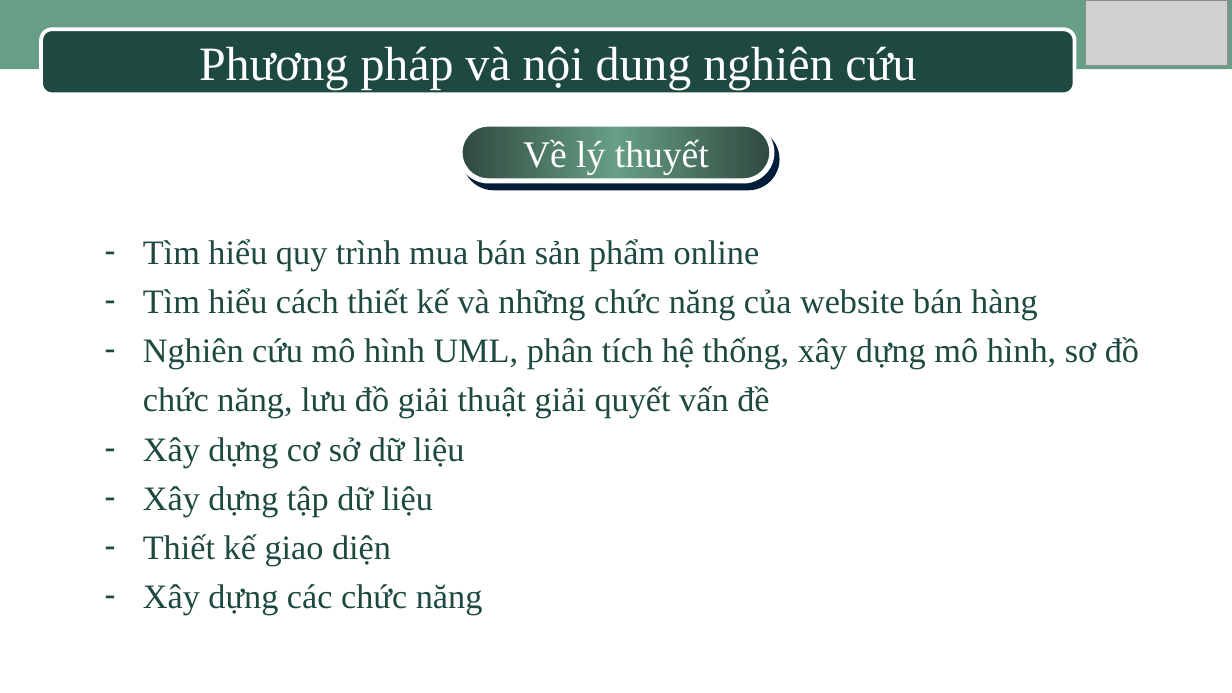
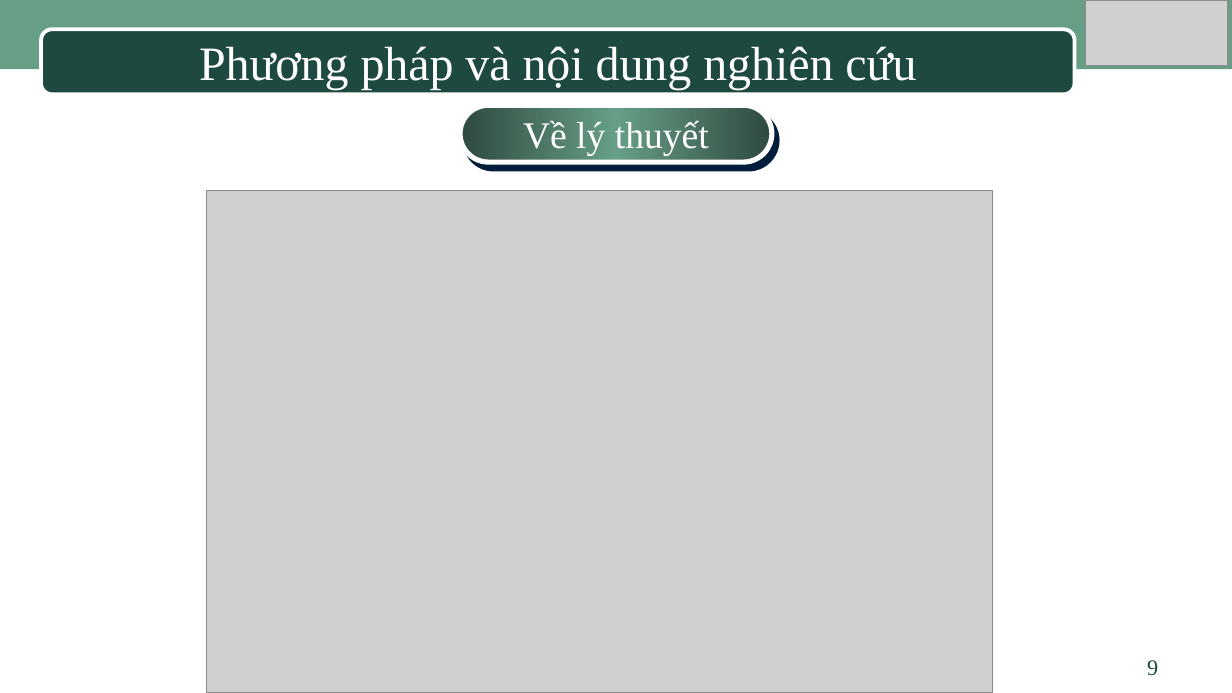
Before and after one commit to HuynhHueTruc/LuanVanTinHocUngDung, a slide deck: slide 9 of Slide_Bao_cao_luan_Van.ppt. Drawn at 1232x693 pixels with LibreOffice and Linux fonts; fonts in the diff are those of the drawing; grey boxes stand for pictures; background and template pictures are left out. Boxes give left, top, right and bottom in pixels: in the first picture for what was removed or moved away, otherwise in the second. Text is boxed around its words. In the diff, an @@ line names an element or a change of style, - is before the commit and + after.

```diff
--- a/Slide_Bao_cao_luan_Van.ppt
+++ b/Slide_Bao_cao_luan_Van.ppt
@@ rounded rectangle "Về lý thuyết": place and size @@
-rounded rectangle "Về lý thuyết" at box(460, 124, 771, 181)
+rounded rectangle "Về lý thuyết" at box(460, 105, 771, 161)
@@ picture added at box(206, 191, 992, 693) @@
@@ text removed at box(143, 239, 1139, 615) @@
-– Tìm hiểu quy trình mua bán sản phẩm online
-– Tìm hiểu cách thiết kế và những chức năng của website bán hàng
-– Nghiên cứu mô hình UML, phân tích hệ thống, xây dựng mô hình, sơ đồ chức năng, lưu đồ giải thuật giải quyết vấn đề
-– Xây dựng cơ sở dữ liệu
-– Xây dựng tập dữ liệu
-– Thiết kế giao diện
-– Xây dựng các chức năng
@@ page number added at box(1147, 660, 1158, 676), 13 pt, text #1D4940 @@
+9
```
Also in this commit, not shown: 19 other slides changed, 11 other files.
